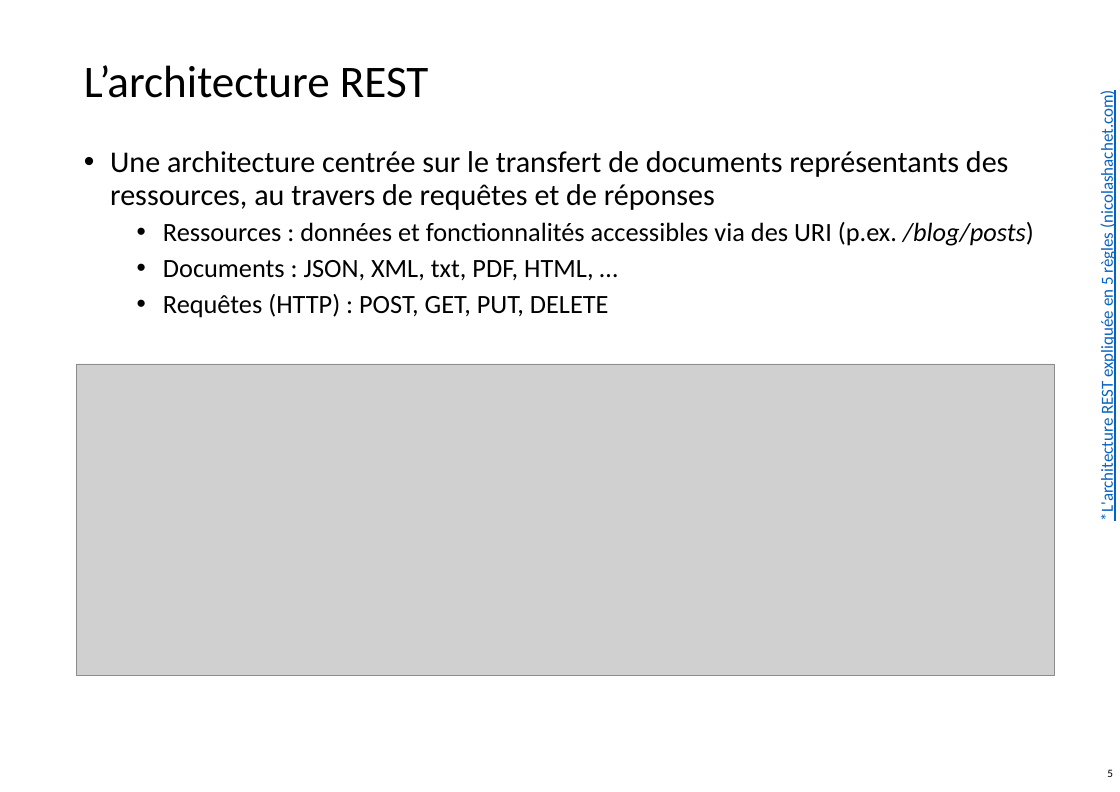
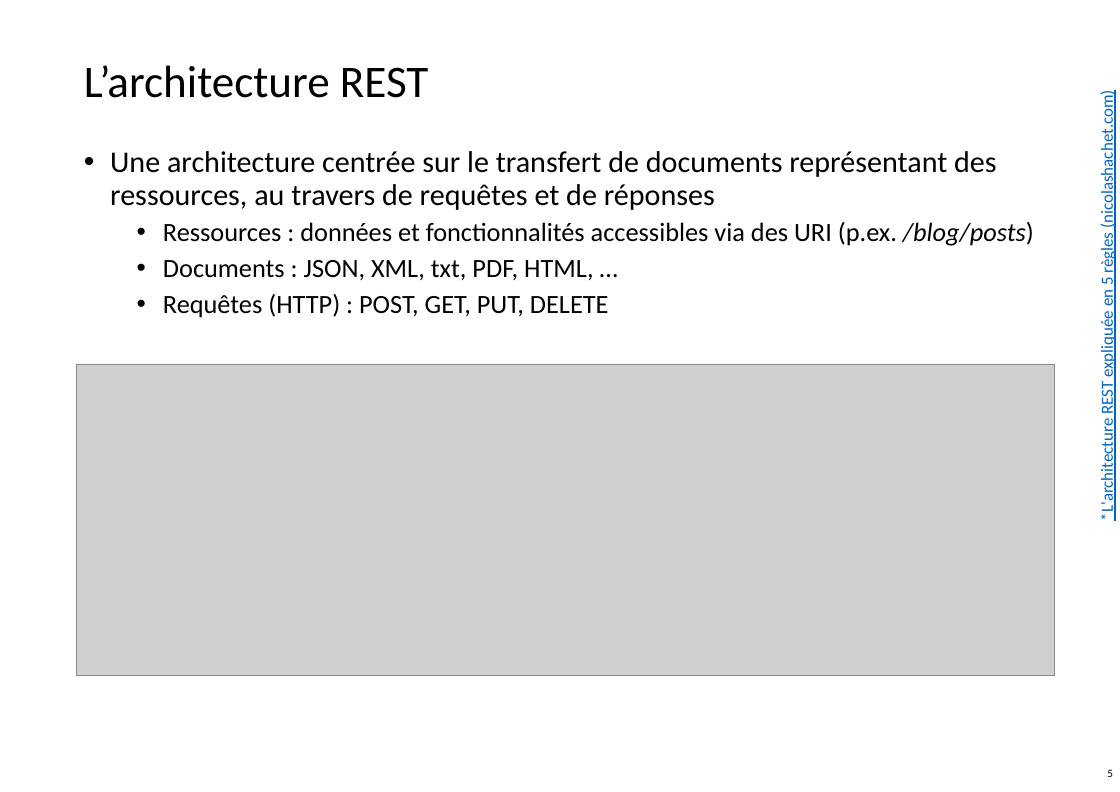
Before and after one commit to flouvat/R4.01-Architecture-logicielle-Pages, a slide deck: slide 5 of docs/CM/R4.01_Architecture_Logicielle-Chapitre3.pptx. Drawn at 1120x792 pixels with LibreOffice and Linux fonts; fonts in the diff are those of the drawing; grey boxes stand for pictures; background and template pictures are left out. Boxes give left, top, right and bottom in pixels: in the first picture for what was removed or moved away, otherwise in the second. Text is boxed around its words. In the diff, an @@ line names an element or a change of style, - is before the commit and + after.

```diff
--- a/docs/CM/R4.01_Architecture_Logicielle-Chapitre3.pptx
+++ b/docs/CM/R4.01_Architecture_Logicielle-Chapitre3.pptx
@@ text at bbox=[110, 151, 997, 210]: text changed @@
-• Une architecture centrée sur le transfert de documents représentants des ressources, au travers de requêtes et de réponses
+• Une architecture centrée sur le transfert de documents représentant des ressources, au travers de requêtes et de réponses
```
Also in this commit, not shown: 3 other slides changed, 1 other file.
